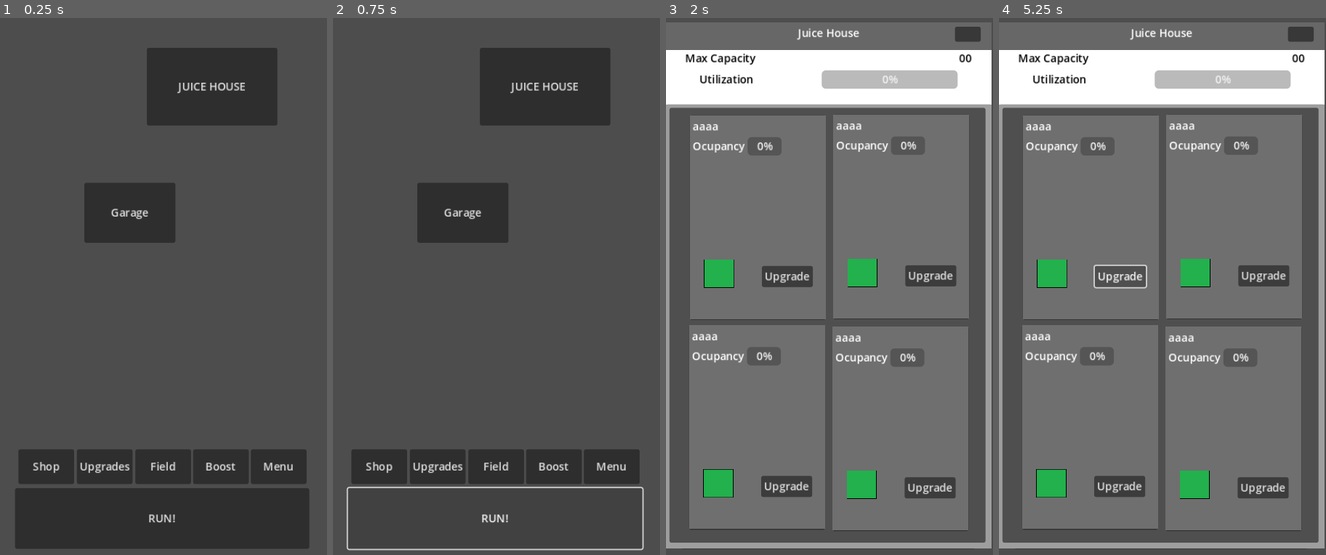
Above: before the commit, frames 1-4 (left to right).
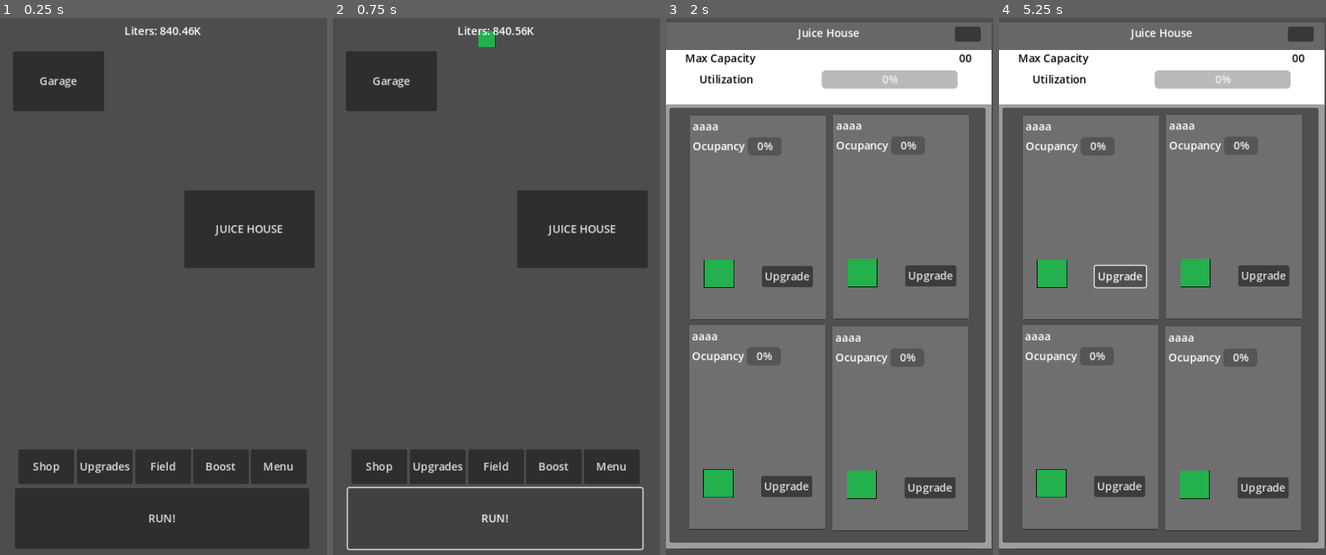
Above: after the commit, the same moments.

Repository: enoqAcero/JuiceCo
Game: Godot game, scene res://Scenes/Main.tscn
Same seed, same stepped clock (60 frames per second), same inputs: the game is played once before the commit and once after it.
Inputs:
- Up to frame 1 (0.25 s): no input
- Up to frame 2 (0.75 s): click "RUN!" at 0.5 s
- Up to frame 3 (2 s): click "JUICE HOUSE" at 1.25 s
- Up to frame 4 (5.25 s): click "Field" at 2 s; click "Upgrades" at 2.75 s; click "Boost" at 3.5 s; click "Shop" at 4.25 s; click "Upgrade" at 5 s

The runs differ from the first frame. In frame 1, 18% of the frame differs, in the area x 4-97%, y 1-47%; in frame 2, 18%; in frame 3, less than 0.1%; in frame 4, less than 0.1%.
Error in both runs: Invalid access of index '1' on a base object of type: 'Array[JuiceHouseData]'. (res://Scripts/JuiceHouse.gd:77)

Commit message:
money and fruit run

Diff:
--- a/Resources/Player.gd
+++ b/Resources/Player.gd
@@ -5,6 +5,12 @@
 @export var liters : float
 @export var money : float
 @export var gems : int
+
+#stats variables
+@export var seeds : int
+@export var resets : int
+@export var sesionEarnings : float
+@export var lifetimeEarnings : float
 
 #JuiceHouse Variables
 @export var JuiceHouse : Array[JuiceHouseData]
--- a/Save/PlayerSave.tres
+++ b/Save/PlayerSave.tres
@@ -9,25 +9,25 @@
 [sub_resource type="Resource" id="Resource_hs0wn"]
 script = ExtResource("1_fk37v")
 name = "Blueberry"
-level = 60
-tier = 4
-cost = 4198.49
+level = 107
+tier = 6
+cost = 41590.1
 liters = 1.0
 multiplier = 1.05
-speed = 0.625
-currentProgress = 74.0
+speed = 0.15625
+currentProgress = 79.0
 skin = ExtResource("3_ybvww")
 
 [sub_resource type="Resource" id="Resource_v863b"]
 script = ExtResource("1_fk37v")
 name = "asaa"
-level = 81
-tier = 5
-cost = 1.21739e+06
-liters = 2.0
+level = 300
+tier = 8
+cost = 4.24046e+11
+liters = 5.0
 multiplier = 1.06
-speed = 3.75
-currentProgress = 10.0
+speed = 0.46875
+currentProgress = 50.0
 
 [sub_resource type="Resource" id="Resource_yabiq"]
 script = ExtResource("1_4wlhr")
@@ -40,25 +40,36 @@
 script = ExtResource("2_webxm")
 name = "bike"
 level = 0
-capacity = 0
+capacity = 50
 cost = 0.0
 skin = ExtResource("3_ybvww")
 
+[sub_resource type="Resource" id="Resource_wjh8m"]
+script = ExtResource("2_webxm")
+name = ""
+level = 0
+capacity = 200
+cost = 0.0
+
 [resource]
 script = ExtResource("1_fhr83")
-liters = 0.0
+liters = 840461.0
 money = 0.0
 gems = 0
+seeds = 0
+resets = 0
+sesionEarnings = 0.0
+lifetimeEarnings = 0.0
 JuiceHouse = Array[ExtResource("1_4wlhr")]([SubResource("Resource_yabiq")])
 house0Id = 1
 house1Id = 1
 house2Id = 1
 house3Id = 1
 Fruits = Array[ExtResource("1_fk37v")]([SubResource("Resource_hs0wn"), SubResource("Resource_v863b")])
-Transport = Array[ExtResource("2_webxm")]([SubResource("Resource_61nqt")])
+Transport = Array[ExtResource("2_webxm")]([SubResource("Resource_61nqt"), SubResource("Resource_wjh8m")])
 slots = 4
 transport0Id = 1
-transport1Id = 0
+transport1Id = 2
 transport2Id = 0
 transport3Id = 0
 transport4Id = 0
--- /dev/null
+++ b/Scenes/Fruits/Fruit1.tscn
@@ -0,0 +1,23 @@
+[gd_scene load_steps=4 format=3 uid="uid://b35oolfdh7p4u"]
+
+[ext_resource type="Texture2D" uid="uid://d0ytlx3x5mgme" path="res://a.png" id="1_x3cfb"]
+
+[sub_resource type="RectangleShape2D" id="RectangleShape2D_1apo4"]
+size = Vector2(19.5307, 20)
+
+[sub_resource type="RectangleShape2D" id="RectangleShape2D_30c4l"]
+
+[node name="CharacterBody2D" type="CharacterBody2D"]
+
+[node name="CollisionShape2D" type="CollisionShape2D" parent="."]
+position = Vector2(0.234638, 0)
+shape = SubResource("RectangleShape2D_1apo4")
+
+[node name="Sprite2D" type="Sprite2D" parent="."]
+scale = Vector2(0.1, 0.1)
+texture = ExtResource("1_x3cfb")
+
+[node name="Area2D" type="Area2D" parent="."]
+
+[node name="CollisionShape2D" type="CollisionShape2D" parent="Area2D"]
+shape = SubResource("RectangleShape2D_30c4l")
--- /dev/null
+++ b/Scenes/Fruits/Fruit1Path.tscn
@@ -0,0 +1,25 @@
+[gd_scene load_steps=4 format=3 uid="uid://dhsgkc1xun6h2"]
+
+[ext_resource type="Script" path="res://Scripts/PathFollow.gd" id="1_5mdc6"]
+[ext_resource type="PackedScene" uid="uid://b35oolfdh7p4u" path="res://Scenes/Fruits/Fruit1.tscn" id="2_0205r"]
+
+[sub_resource type="Curve2D" id="Curve2D_gc5vy"]
+_data = {
+"points": PackedVector2Array(0, 0, 0, 0, 226, 50, 0, 0, 0, 0, 235, 596)
+}
+point_count = 2
+
+[node name="Fruit1Path" type="Node2D"]
+script = ExtResource("1_5mdc6")
+
+[node name="Path2D" type="Path2D" parent="."]
+curve = SubResource("Curve2D_gc5vy")
+
+[node name="PathFollow2D" type="PathFollow2D" parent="Path2D"]
+position = Vector2(226, 50)
+rotation = 1.55431
+loop = false
+
+[node name="CharacterBody2D" parent="Path2D/PathFollow2D" instance=ExtResource("2_0205r")]
+position = Vector2(-2.01621, 0.966902)
+rotation = -1.55431
--- a/Scenes/Main.tscn
+++ b/Scenes/Main.tscn
@@ -26,6 +26,10 @@
 offset_right = 454.0
 offset_bottom = 814.0
 text = "RUN!"
+
+[node name="RunTimer" type="Timer" parent="CanvasLayer/runButton"]
+wait_time = 0.3
+one_shot = true
 
 [node name="fieldButton" type="Button" parent="CanvasLayer"]
 offset_left = 198.0
@@ -87,21 +91,29 @@
 visible = false
 position = Vector2(13, 12)
 
+[node name="Money" type="Label" parent="CanvasLayer"]
+offset_right = 478.0
+offset_bottom = 109.0
+horizontal_alignment = 1
+vertical_alignment = 1
+
 [node name="Button" type="Button" parent="."]
-offset_left = 215.0
-offset_top = 79.0
-offset_right = 407.0
-offset_bottom = 193.0
+offset_left = 270.0
+offset_top = 288.0
+offset_right = 462.0
+offset_bottom = 402.0
 text = "JUICE HOUSE
 "
 
 [node name="Button2" type="Button" parent="."]
-offset_left = 123.0
-offset_top = 277.0
-offset_right = 257.0
-offset_bottom = 365.0
+offset_left = 18.0
+offset_top = 84.0
+offset_right = 152.0
+offset_bottom = 172.0
 text = "Garage"
 
+[connection signal="pressed" from="CanvasLayer/runButton" to="." method="_on_run_button_pressed"]
+[connection signal="timeout" from="CanvasLayer/runButton/RunTimer" to="." method="_on_run_timer_timeout"]
 [connection signal="pressed" from="CanvasLayer/fieldButton" to="." method="_on_field_button_pressed"]
 [connection signal="pressed" from="CanvasLayer/upgradeButton" to="." method="_on_upgrade_button_pressed"]
 [connection signal="pressed" from="CanvasLayer/boostButton" to="." method="_on_boost_button_pressed"]
--- a/Scenes/Menu.tscn
+++ b/Scenes/Menu.tscn
@@ -1,10 +1,146 @@
-[gd_scene format=3 uid="uid://dces421mjwxim"]
+[gd_scene load_steps=4 format=3 uid="uid://dces421mjwxim"]
+
+[ext_resource type="Texture2D" uid="uid://d0ytlx3x5mgme" path="res://a.png" id="1_6svht"]
+[ext_resource type="Script" path="res://Scripts/Menu.gd" id="1_ymngt"]
+
+[sub_resource type="LabelSettings" id="LabelSettings_8c4h0"]
+font_size = 26
+font_color = Color(0, 0, 0, 1)
 
 [node name="Menu" type="Node2D"]
+script = ExtResource("1_ymngt")
 
 [node name="ColorRect" type="ColorRect" parent="."]
-self_modulate = Color(1, 1, 0.419608, 1)
-offset_left = 10.0
-offset_top = 83.0
-offset_right = 464.0
-offset_bottom = 577.0
+offset_left = 31.0
+offset_top = 102.0
+offset_right = 458.0
+offset_bottom = 510.0
+
+[node name="GridContainer" type="GridContainer" parent="."]
+offset_left = 21.0
+offset_top = 109.0
+offset_right = 462.0
+offset_bottom = 611.0
+size_flags_horizontal = 3
+size_flags_vertical = 3
+columns = 3
+
+[node name="Label" type="Label" parent="GridContainer"]
+layout_mode = 2
+size_flags_horizontal = 3
+size_flags_vertical = 6
+text = "Help"
+label_settings = SubResource("LabelSettings_8c4h0")
+horizontal_alignment = 1
+vertical_alignment = 2
+
+[node name="Sprite2D" type="Sprite2D" parent="GridContainer/Label"]
+position = Vector2(74, -54)
+scale = Vector2(0.335294, 0.314346)
+texture = ExtResource("1_6svht")
+
+[node name="Button" type="Button" parent="GridContainer/Label/Sprite2D"]
+offset_left = -104.0
+offset_top = -102.0
+offset_right = 98.0
+offset_bottom = 102.0
+
+[node name="Label2" type="Label" parent="GridContainer"]
+layout_mode = 2
+size_flags_horizontal = 3
+size_flags_vertical = 6
+text = "Reset"
+label_settings = SubResource("LabelSettings_8c4h0")
+horizontal_alignment = 1
+vertical_alignment = 2
+
+[node name="Sprite2D" type="Sprite2D" parent="GridContainer/Label2"]
+position = Vector2(74, -54)
+scale = Vector2(0.335294, 0.314346)
+texture = ExtResource("1_6svht")
+
+[node name="Button" type="Button" parent="GridContainer/Label2/Sprite2D"]
+offset_left = -104.0
+offset_top = -102.0
+offset_right = 98.0
+offset_bottom = 102.0
+
+[node name="Label3" type="Label" parent="GridContainer"]
+layout_mode = 2
+size_flags_horizontal = 3
+size_flags_vertical = 6
+text = "Settings"
+label_settings = SubResource("LabelSettings_8c4h0")
+horizontal_alignment = 1
+vertical_alignment = 2
+
+[node name="Sprite2D" type="Sprite2D" parent="GridContainer/Label3"]
+position = Vector2(74, -54)
+scale = Vector2(0.335294, 0.314346)
+texture = ExtResource("1_6svht")
+
+[node name="Button" type="Button" parent="GridContainer/Label3/Sprite2D"]
+offset_left = -104.0
+offset_top = -102.0
+offset_right = 98.0
+offset_bottom = 102.0
+
+[node name="Label4" type="Label" parent="GridContainer"]
+layout_mode = 2
+size_flags_horizontal = 3
+size_flags_vertical = 6
+text = "About"
+label_settings = SubResource("LabelSettings_8c4h0")
+horizontal_alignment = 1
+vertical_alignment = 2
+
+[node name="Sprite2D" type="Sprite2D" parent="GridContainer/Label4"]
+position = Vector2(74, -54)
+scale = Vector2(0.335294, 0.314346)
+texture = ExtResource("1_6svht")
+
+[node name="Button" type="Button" parent="GridContainer/Label4/Sprite2D"]
+offset_left = -104.0
+offset_top = -102.0
+offset_right = 98.0
+offset_bottom = 102.0
+
+[node name="Label5" type="Label" parent="GridContainer"]
+layout_mode = 2
+size_flags_horizontal = 3
+size_flags_vertical = 6
+text = "Stats"
+label_settings = SubResource("LabelSettings_8c4h0")
+horizontal_alignment = 1
+vertical_alignment = 2
+
+[node name="Sprite2D" type="Sprite2D" parent="GridContainer/Label5"]
+position = Vector2(74, -54)
+scale = Vector2(0.335294, 0.314346)
+texture = ExtResource("1_6svht")
+
+[node name="Button" type="Button" parent="GridContainer/Label5/Sprite2D"]
+offset_left = -104.0
+offset_top = -102.0
+offset_right = 98.0
+offset_bottom = 102.0
+
+[node name="Label6" type="Label" parent="GridContainer"]
+layout_mode = 2
+size_flags_horizontal = 3
+size_flags_vertical = 6
+text = "aaaaaa"
+label_settings = SubResource("LabelSettings_8c4h0")
+horizontal_alignment = 1
+vertical_alignment = 2
+
+[node name="Sprite2D" type="Sprite2D" parent="GridContainer/Label6"]
+position = Vector2(74, -54)
+scale = Vector2(0.335294, 0.314346)
+texture = ExtResource("1_6svht")
+
+[node name="Button" type="Button" parent="GridContainer/Label6/Sprite2D"]
+offset_left = -104.0
+offset_top = -102.0
+offset_right = 98.0
+offset_bottom = 102.0
--- /dev/null
+++ b/Scenes/Menu/About.tscn
@@ -0,0 +1,3 @@
+[gd_scene format=3 uid="uid://dw2er05wmfrk1"]
+
+[node name="About" type="Node2D"]
--- /dev/null
+++ b/Scenes/Menu/Help.tscn
@@ -0,0 +1,3 @@
+[gd_scene format=3 uid="uid://bi502n6iartcr"]
+
+[node name="Help" type="Node2D"]
--- /dev/null
+++ b/Scenes/Menu/Reset.tscn
@@ -0,0 +1,3 @@
+[gd_scene format=3 uid="uid://cd8glsxgx61pi"]
+
+[node name="Reset" type="Node2D"]
--- /dev/null
+++ b/Scenes/Menu/Settings.tscn
@@ -0,0 +1,3 @@
+[gd_scene format=3 uid="uid://dp2h4dl5fh85i"]
+
+[node name="Settings" type="Node2D"]
--- /dev/null
+++ b/Scenes/Menu/Stats.tscn
@@ -0,0 +1,3 @@
+[gd_scene format=3 uid="uid://ol6bh33khp2k"]
+
+[node name="Stats" type="Node2D"]
--- a/Scripts/Field.gd
+++ b/Scripts/Field.gd
@@ -230,8 +230,7 @@
 	currentProgressBar.value = GlobalVariables.player.Fruits[index].currentProgress
 
 func cashOut(index : int):
-	#GlobalVariables.player.liters += GlobalVariables.player.Fruits[index].liters * GlobalVariables.player.Fruits[index].level
-	var n : float = 1000000000000000.0
-	print("litros: ",n)
+	pass
+	GlobalVariables.player.liters += GlobalVariables.player.Fruits[index].liters * GlobalVariables.player.Fruits[index].level
 func _on_button_pressed():
 	hide()
--- a/Scripts/GlobalVariables.gd
+++ b/Scripts/GlobalVariables.gd
@@ -5,14 +5,152 @@
 
 
 
-func _ready():
-	loadData()
 
 
-func loadData():
+
+var litersAbbreviation
+var moneyAbbreviation
+var abbFactor
+
+func _ready():
+	loadResource()
+
+
+func loadResource():
 	if ResourceLoader.exists("res://Save/PlayerSave.tres"):
 		player = ResourceLoader.load("res://Save/PlayerSave.tres")
 	else:
 		var newPlayerData = Player.new()
 		ResourceSaver.save(newPlayerData, ("res://Save/PlayerSave.tres"))
 		player = ResourceLoader.load("res://Save/PlayerSave.tres")
+
+	SignalManager.loadData.emit()
+
+#gets the abbreviation needed for the amount of money sent to the function
+#and gets the abbFactor to
+func getAbb(money : float):
+	var abb : String
+	abbFactor = 1
+
+	if (money / (10**3)) < 999.99:
+		abbFactor = (10**3)
+		abb = "K"
+	elif (money / (10**6)) < 999.99:
+		abbFactor = (10**6)
+		abb = "M"
+	elif (money / (10**9)) < 999.99:
+		abbFactor = (10**9)
+		abb = "B"
+	elif (money / (10**12)) < 999.99:
+		abbFactor = (10**12)
+		abb = "T"
+	elif (money / (10**15)) < 999.99:
+		abbFactor = (10**15)
+		abb = "q"
+	elif (money / (10**18)) < 999.99:
+		abbFactor = (10**18)
+		abb = "Q"
+	elif (money / (10**21)) < 999.99:
+		abbFactor = (10**21)
+		abb = "s"
+	elif (money / (10**24)) < 999.99:
+		abbFactor = (10**24)
+		abb = "S"
+	elif (money / (10**27)) < 999.99:
+		abbFactor = (10**27)
+		abb = "o"
+	elif (money / (10**30)) < 999.99:
+		abbFactor = (10**30)
+		abb = "N"
+	elif (money / (10**33)) < 999.99:
+		abbFactor = (10**33)
+		abb = "d"
+	elif (money / (10**36)) < 999.99:
+		abbFactor = (10**36)
+		abb = "U"
+	elif (money / (10**39)) < 999.99:
+		abbFactor = (10**39)
+		abb = "D"
+	elif (money / (10**42)) < 999.99:
+		abbFactor = (10**42)
+		abb = "Td"
+	elif (money / (10**45)) < 999.99:
+		abbFactor = (10**45)
+		abb = "qd"
+	elif (money / (10**48)) < 999.99:
+		abbFactor = (10**48)
+		abb = "Qd"
+	elif (money / (10**51)) < 999.99:
+		abbFactor = (10**51)
+		abb = "sd"
+	elif (money / (10**54)) < 999.99:
+		abbFactor = (10**54)
+		abb = "Sd"
+	elif (money / (10**57)) < 999.99:
+		abbFactor = (10**57)
+		abb = "Od"
+	elif (money / (10**60)) < 999.99:
+		abbFactor = (10**60)
+		abb = "Nd"
+	elif (money / (10**63)) < 999.99:
+		abbFactor = (10**63)
+		abb = "V"
+	elif (money / (10**66)) < 999.99:
+		abbFactor = (10**66)
+		abb = "uV"
+	elif (money / (10**69)) < 999.99:
+		abbFactor = (10**69)
+		abb = "dV"
+	elif (money / (10**72)) < 999.99:
+		abbFactor = (10**72)
+		abb = "tV"
+	elif (money / (10**75)) < 999.99:
+		abbFactor = (10**75)
+		abb = "qV"
+	elif (money / (10**78)) < 999.99:
+		abbFactor = (10**78)
+		abb = "QV"
+	elif (money / (10**81)) < 999.99:
+		abbFactor = (10**81)
+		abb = "sV"
+	elif (money / (10**84)) < 999.99:
+		abbFactor = (10**84)
+		abb = "SV"
+	elif (money / (10**87)) < 999.99:
+		abbFactor = (10**87)
+		abb = "OV"
+	elif (money / (10**90)) < 999.99:
+		abbFactor = (10**90)
+		abb = "NV"
+	elif (money / (10**93)) < 999.99:
+		abbFactor = (10**93)
+		abb = "TG"
+
+	return abb
+
+#gets the only the first numbers in order to display max 999.99 and then change the number and abbreviation
+#ex 999.99 K + 0.01K  --> 1.00M
+func getMoneyString(money : float):
+	var abb = getAbb(money)
+	var moneyString : String
+	var newMoneyString = ""
+	var result : String
+	var i = 0
+	var flag = false
+
+	money = money / abbFactor
+
+	moneyString = str(money)
+
+	for letter in moneyString:
+		newMoneyString += letter
+		if letter == ".":
+			flag = true
+		if flag == true:
+			i += 1
+		if i > 2:
+			break
+
+	result = newMoneyString + abb
+
+	return result
--- a/Scripts/Main.gd
+++ b/Scripts/Main.gd
@@ -7,17 +7,56 @@
 var controlEscenasMenu = false
 var controlEscenasShop = false
 
+var litersString : String
+
+var totalTransportCapacity = 0
+var totalJuiceHouseCapacity = 0
+
+
+var fruitScriptPath = preload("res://Scripts/PathFollow.gd")
+var mango = preload("res://Scenes/Fruits/Fruit1Path.tscn")
+var fruits =[mango, mango]
+var fruitInstance = []
+var runTimerNode
+var runButtonControl = false
+
 # Called when the node enters the scene tree for the first time.
 func _ready():
-	GlobalVariables.loadData()
+
+	GlobalVariables.loadResource()
+	SignalManager.loadData.connect(loadData)
+
+	runTimerNode = $CanvasLayer/runButton/RunTimer
 
 
 # Called every frame. 'delta' is the elapsed time since the previous frame.
 func _process(_delta):
-	pass
+	litersString =  GlobalVariables.getMoneyString(GlobalVariables.player.liters)
+	$CanvasLayer/Money.text ="Liters: " + litersString
 
 
+#obtener la capacidad total de los transportes
+func getTotalTransportCapacity():
+	var trasportIdArray = [GlobalVariables.player.transport0Id, GlobalVariables.player.transport1Id,GlobalVariables.player.transport2Id,GlobalVariables.player.transport3Id,GlobalVariables.player.transport4Id,GlobalVariables.player.transport5Id,GlobalVariables.player.transport6Id,GlobalVariables.player.transport7Id,GlobalVariables.player.transport8Id,GlobalVariables.player.transport9Id,GlobalVariables.player.transport10Id,GlobalVariables.player.transport11Id,GlobalVariables.player.transport12Id,GlobalVariables.player.transport13Id,GlobalVariables.player.transport14Id]
 
+	for i in range (0, trasportIdArray.size()):
+		if trasportIdArray[i] >= 1:
+			var id = trasportIdArray[i]
+			totalTransportCapacity += GlobalVariables.player.Transport[id - 1].capacity
+#obtener la capacidad total de las casas de jugo
+func getJuiceHouseCapacity():
+	var houseIdArray = [GlobalVariables.player.house0Id, GlobalVariables.player.house1Id,GlobalVariables.player.house2Id,GlobalVariables.player.house3Id]
+
+	for i in range (0, houseIdArray.size()):
+		if houseIdArray[i] >= 1:
+			var id = houseIdArray[i]
+			totalJuiceHouseCapacity += GlobalVariables.player.JuiceHouse[id - 1].capacity
+
+#esta  funcion se manda a ejecturar despues de cargar el recurso en la variabale player
+#se usa para evitar utilizar una variable antes de cargar los datos de player
+func loadData():
+	getTotalTransportCapacity()
+	getJuiceHouseCapacity()
 
 func save():
 	ResourceSaver.save(GlobalVariables.player, savePath)
@@ -69,3 +108,23 @@
 
 func _on_button_2_pressed():
 	$CanvasLayer/Garage.show()
+
+
+
+
+func _on_run_button_pressed():
+	if runButtonControl == false:
+		instanceFruit()
+		runTimerNode.start()
+		runButtonControl = true
+
+func instanceFruit():
+	var fruitType = fruits[randi() % (fruits.size() - 1)]
+	var fruit = fruitType.instantiate()
+	#fruit.set_script(fruitScriptPath)
+	add_child(fruit)
+	#fruitInstance.append(fruit)
+
+
+func _on_run_timer_timeout():
+	runButtonControl = false
--- /dev/null
+++ b/Scripts/Menu.gd
@@ -0,0 +1,34 @@
+extends Node2D
+
+var button1
+var button2
+var button3
+var button4
+var button5
+var button6
+# Called when the node enters the scene tree for the first time.
+func _ready():
+	button1 = $GridContainer/Label/Sprite2D/Button
+	button2 = $GridContainer/Label2/Sprite2D/Button
+	button3 = $GridContainer/Label3/Sprite2D/Button
+	button4 = $GridContainer/Label4/Sprite2D/Button
+	button5 = $GridContainer/Label5/Sprite2D/Button
+	button6 = $GridContainer/Label6/Sprite2D/Button
+
+	button1.pressed.connect(help)
+	button2.pressed.connect(reset)
+	button3.pressed.connect(settings)
+	button4.pressed.connect(about)
+	button5.pressed.connect(stats)
+
+
+func help():
+	pass
+func reset():
+	pass
+func settings():
+	pass
+func about():
+	pass
+func stats():
+	pass
--- /dev/null
+++ b/Scripts/PathFollow.gd
@@ -0,0 +1,15 @@
+extends Node2D
+
+var pathFollow : PathFollow2D
+var speed = 100
+
+# Called when the node enters the scene tree for the first time.
+func _ready():
+	pathFollow = $Path2D/PathFollow2D
+
+
+# Called every frame. 'delta' is the elapsed time since the previous frame.
+func _process(delta):
+	pathFollow.progress += speed * delta
+	if pathFollow.progress_ratio >= 1:
+		queue_free()
--- /dev/null
+++ b/Scripts/SignalManager.gd
@@ -0,0 +1,4 @@
+extends Node
+
+
+signal loadData
--- a/project.godot
+++ b/project.godot
@@ -12,11 +12,12 @@
 
 config/name="JuiceCoBueno"
 run/main_scene="res://Scenes/Main.tscn"
-config/features=PackedStringArray("4.1", "Mobile")
+config/features=PackedStringArray("4.1", "Double Precision", "Mobile")
 
 [autoload]
 
 GlobalVariables="*res://Scripts/GlobalVariables.gd"
+SignalManager="*res://Scripts/SignalManager.gd"
 
 [display]
 
Not shown: 1 places in Save/PlayerSave.tres that only renumber resources
